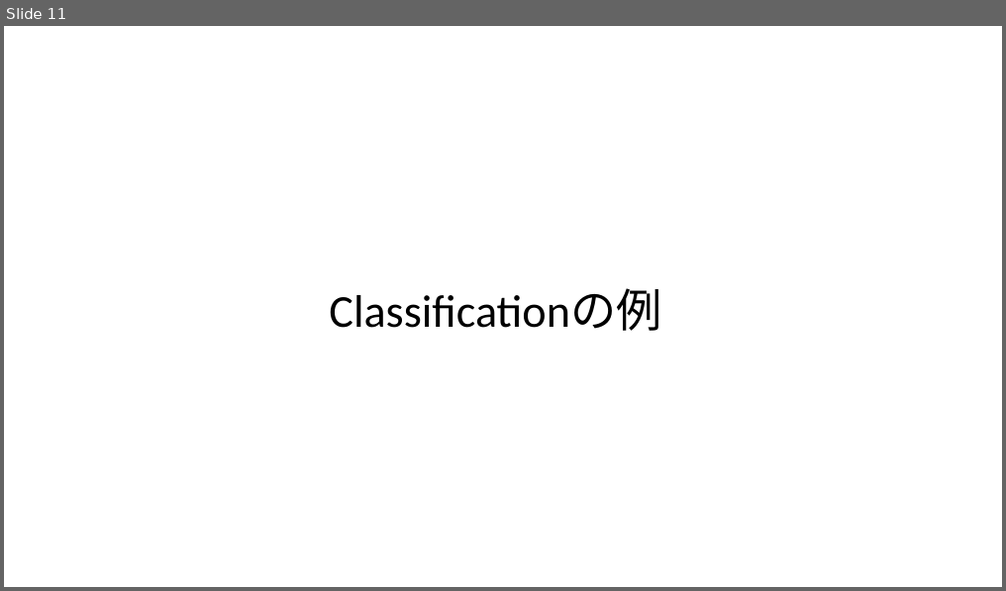
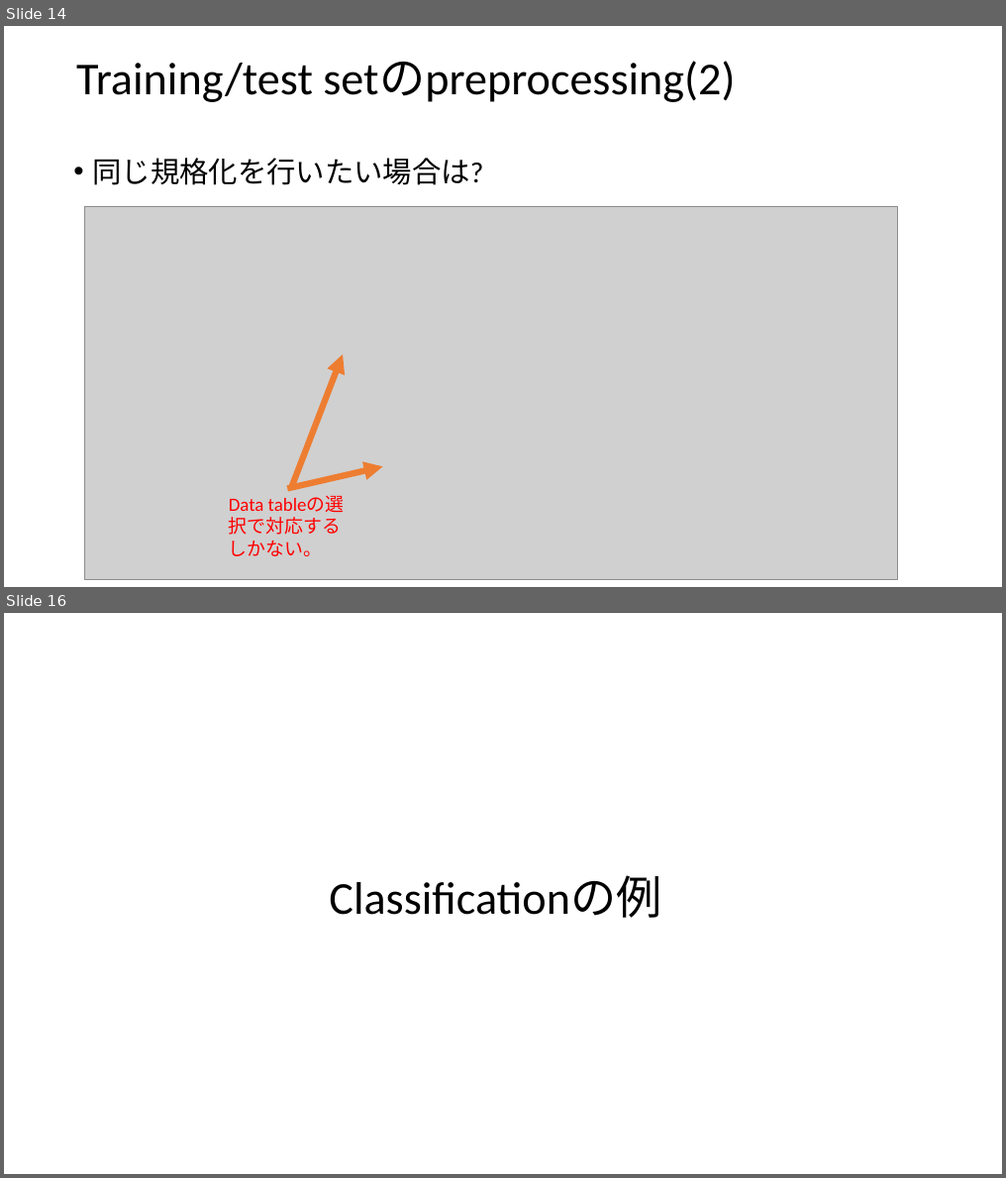
Before and after one commit to nim-hrkn/orange_examples, a slide deck: Orange_explanation.pptx. Shown one above the other, each under a label of ours: slide 11 before the commit, slides 14 and 16 after it; the slides between them are not shown. The pictures are 1006x591 and 1006x1178 pixels, drawn with LibreOffice and Linux fonts; fonts in the diff are those of the drawing; grey boxes stand for pictures. Boxes give left, top, right and bottom in pixels: in the first picture for what was removed or moved away, otherwise in the second. Text is boxed around its words. In the diff, an @@ line names an element or a change of style, - is before the commit and + after.

```diff
--- a/Orange_explanation.pptx
+++ b/Orange_explanation.pptx
@@ slide 14 added at box(4, 26, 1002, 587), background #FFFFFF @@
@@ title added at box(76, 61, 735, 102), 44 pt, text #000000 @@
+Training/test setのpreprocessing(2)
@@ text added at box(92, 158, 483, 185), 28 pt, text #000000 @@
+• 同じ規格化を行いたい場合は?
@@ picture added at box(85, 206, 897, 580) @@
@@ arrow added from (291, 488) to (343, 355), #ED7D31 6 pt @@
@@ arrow added from (288, 488) to (383, 467), #ED7D31 6 pt @@
@@ text added at box(229, 499, 322, 557), 18 pt, text #FF0000 @@
+Data tableの選択で対応するしかない。
@@ what was slide 11 is now slide 16 @@
```
Also in this commit, not shown: 3 slides changed, 6 other slides added, 5 other files.
